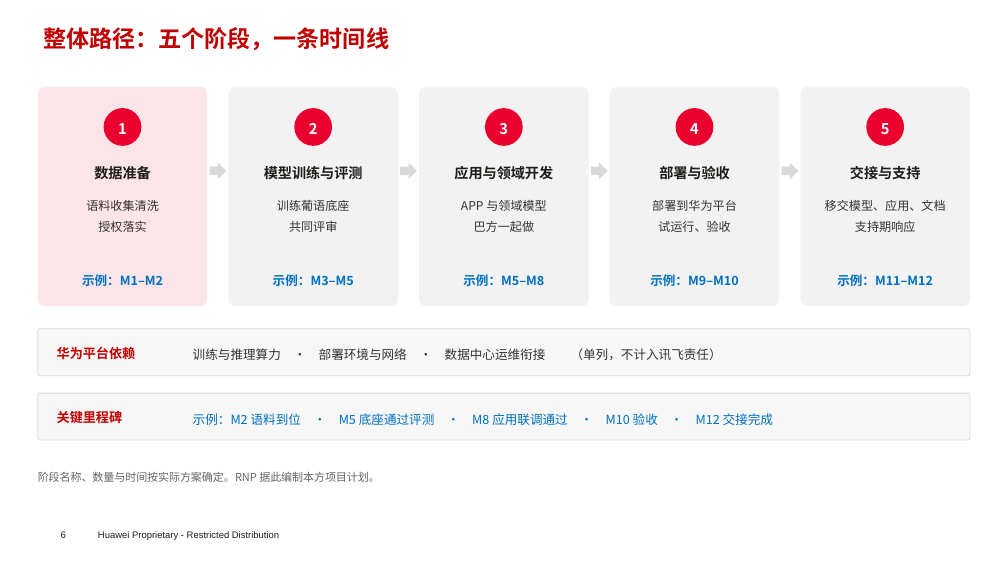
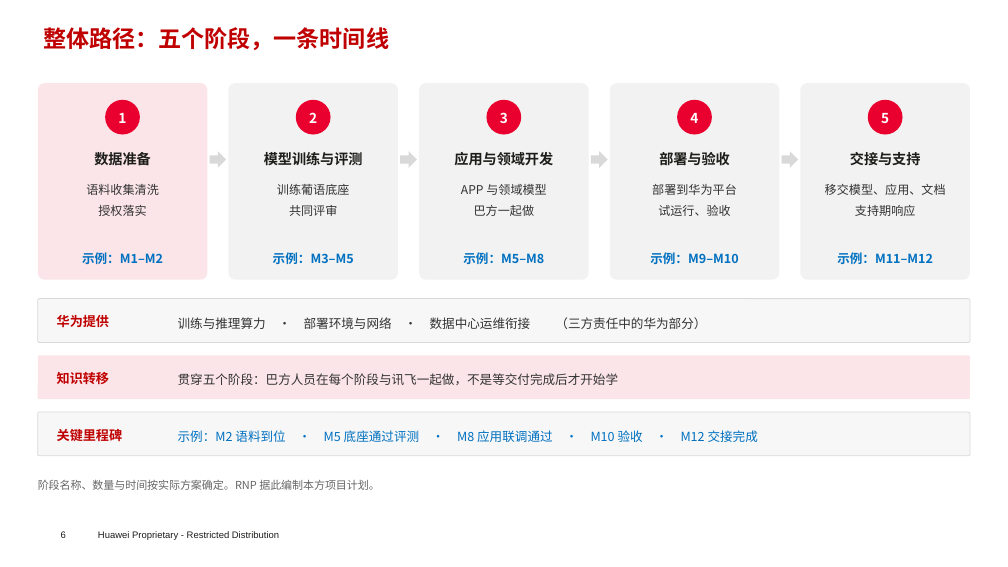
Before and after one commit to chyhcs/wyyh, a slide deck: slide 6 of RNP-讯飞交流-中文简版.pptx. Drawn at 1008x567 pixels with LibreOffice and Linux fonts; fonts in the diff are those of the drawing; background and template pictures are left out. Boxes give left, top, right and bottom in pixels: in the first picture for what was removed or moved away, otherwise in the second. Text is boxed around its words. In the diff, an @@ line names an element or a change of style, - is before the commit and + after.

```diff
--- a/RNP-讯飞交流-中文简版.pptx
+++ b/RNP-讯飞交流-中文简版.pptx
@@ rounded rectangle: place and size @@
-rounded rectangle at <box>38,87,207,306</box>
+rounded rectangle at <box>38,83,207,280</box>
@@ rounded rectangle: place and size @@
-rounded rectangle at <box>228,87,398,306</box>
+rounded rectangle at <box>228,83,398,280</box>
@@ rounded rectangle: place and size @@
-rounded rectangle at <box>419,87,588,306</box>
+rounded rectangle at <box>419,83,588,280</box>
@@ rounded rectangle: place and size @@
-rounded rectangle at <box>610,87,780,306</box>
+rounded rectangle at <box>610,83,780,280</box>
@@ rounded rectangle: place and size @@
-rounded rectangle at <box>801,87,970,306</box>
+rounded rectangle at <box>801,83,970,280</box>
@@ ellipse "2": place and size @@
-ellipse "2" at <box>294,108,332,146</box>
+ellipse "2" at <box>296,100,330,135</box>
@@ size 14 to 13 pt in 5 elements at <box>678,100,712,135</box>, <box>868,100,903,135</box>, <box>105,100,140,135</box>, <box>296,100,330,135</box>, <box>486,100,521,135</box> @@
@@ ellipse "4": place and size @@
-ellipse "4" at <box>676,108,714,146</box>
+ellipse "4" at <box>678,100,712,135</box>
@@ 5 texts: place and size @@
-5 texts at <box>94,165,921,184</box>
+5 texts at <box>94,151,921,170</box>
@@ 4 right arrows, 3 ellipses: place and size @@
-4 right arrows, 3 ellipses at <box>104,108,904,179</box>
+4 right arrows, 3 ellipses at <box>105,100,903,168</box>
@@ text "语料收集清洗": place and size @@
-text "语料收集清洗" at <box>86,200,159,232</box>
+text "语料收集清洗" at <box>86,184,159,216</box>
@@ text "训练葡语底座": place and size @@
-text "训练葡语底座" at <box>277,200,350,232</box>
+text "训练葡语底座" at <box>277,184,350,216</box>
@@ text "APP 与领域模型": place and size @@
-text "APP 与领域模型" at <box>461,200,546,232</box>
+text "APP 与领域模型" at <box>461,184,546,216</box>
@@ text "部署到华为平台": place and size @@
-text "部署到华为平台" at <box>652,200,737,232</box>
+text "部署到华为平台" at <box>652,184,737,216</box>
@@ text "移交模型、应用、文档": place and size @@
-text "移交模型、应用、文档" at <box>825,200,946,232</box>
+text "移交模型、应用、文档" at <box>825,184,946,216</box>
@@ 5 texts: place and size @@
-5 texts at <box>82,274,933,286</box>
+5 texts at <box>82,252,933,264</box>
@@ rounded rectangle: place and size @@
-rounded rectangle at <box>38,329,970,376</box>
+rounded rectangle at <box>38,299,970,343</box>
@@ text at <box>57,315,109,327</box>: text changed @@
-华为平台依赖
+华为提供
@@ text at <box>178,317,706,329</box>: text changed @@
-训练与推理算力 · 部署环境与网络 · 数据中心运维衔接 （单列，不计入讯飞责任）
+训练与推理算力 · 部署环境与网络 · 数据中心运维衔接 （三方责任中的华为部分）
@@ rounded rectangle: place and size @@
-rounded rectangle at <box>38,393,970,440</box>
+rounded rectangle at <box>38,355,970,399</box>
@@ rounded rectangle at <box>38,355,970,399</box>: fill #F7F7F7 to #FBE5E9; outline #D9D9D9 0.75 pt to none @@
@@ text added at <box>57,372,109,384</box>, 12.5 pt, text #C00000, bold @@
+知识转移
@@ text added at <box>178,373,619,385</box>, 12 pt, text #333333 @@
+贯穿五个阶段：巴方人员在每个阶段与讯飞一起做，不是等交付完成后才开始学
@@ rounded rectangle added at <box>38,412,970,456</box>, fill #F7F7F7, outline #D9D9D9 0.75 pt @@
@@ text "关键里程碑": place and size @@
-text "关键里程碑" at <box>57,411,123,423</box>
+text "关键里程碑" at <box>57,429,123,441</box>
@@ text "示例：M2 语料到位 · M5 底座通过评测 ...": place and size @@
-text "示例：M2 语料到位 · M5 底座通过评测 ..." at <box>193,413,773,425</box>
+text "示例：M2 语料到位 · M5 底座通过评测 ..." at <box>178,430,758,442</box>
@@ text "阶段名称、数量与时间按实际方案确定。RNP 据此编制本方项目计划。": place and size @@
-text "阶段名称、数量与时间按实际方案确定。RNP 据此编制本方项目计划。" at <box>38,472,379,482</box>
+text "阶段名称、数量与时间按实际方案确定。RNP 据此编制本方项目计划。" at <box>38,480,379,490</box>
```
Also in this commit, not shown: 2 other slides changed, 1 other file.
